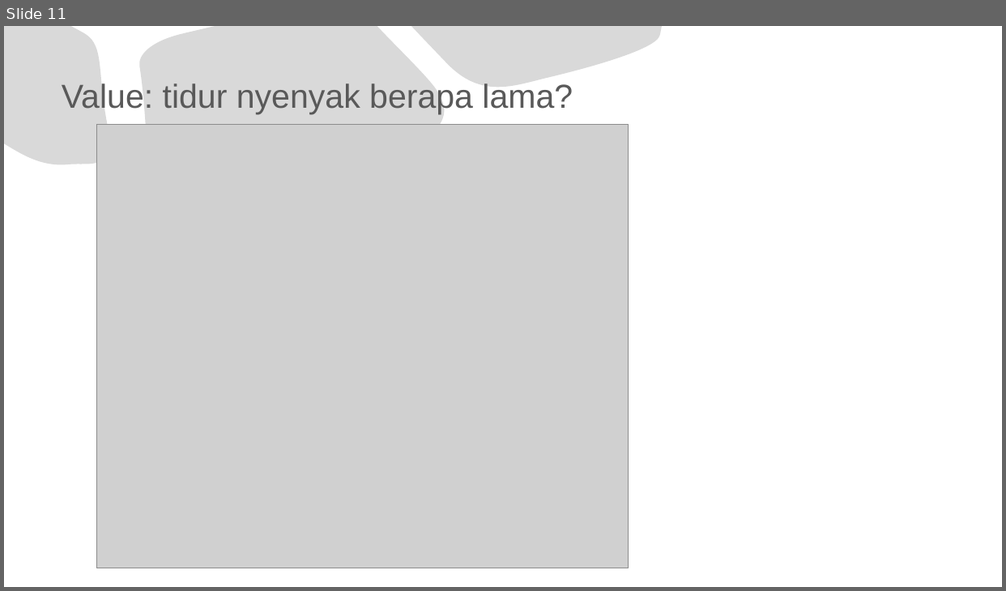
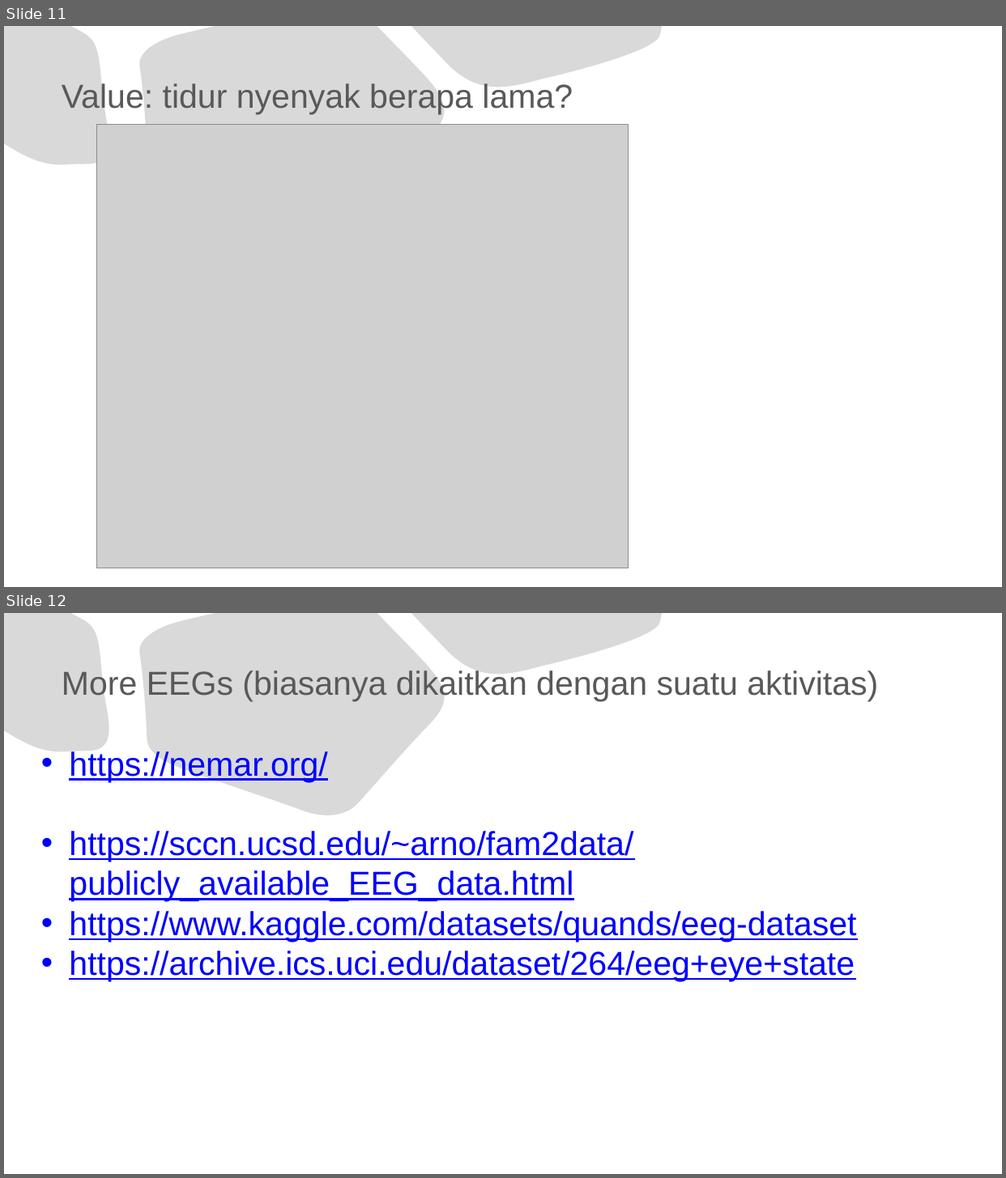
Before and after one commit to jendralhxr/bigdata, a slide deck: case_tidur.pptx. Shown one above the other, each under a label of ours: slide 11 before the commit, slides 11 and 12 after it. The pictures are 1006x591 and 1006x1178 pixels, drawn with LibreOffice and Linux fonts; fonts in the diff are those of the drawing; grey boxes stand for pictures. Boxes give left, top, right and bottom in pixels: in the first picture for what was removed or moved away, otherwise in the second. Text is boxed around its words. In the diff, an @@ line names an element or a change of style, - is before the commit and + after.

Commit message:
nambah EEG

```diff
--- a/case_tidur.pptx
+++ b/case_tidur.pptx
@@ slide 12 added at [4,613,1002,1174], background #FFFFFF; not listed: 3 template elements that a slide beside it also shows @@
@@ title added at [62,671,878,702], 32 pt, text #595959 @@
+More EEGs (biasanya dikaitkan dengan suatu aktivitas)
@@ text added at [69,752,856,982], 32 pt, text #0000FF, underline @@
+• https://nemar.org/
+• https://sccn.ucsd.edu/~arno/fam2data/publicly_available_EEG_data.html
+• https://www.kaggle.com/datasets/quands/eeg-dataset
+• https://archive.ics.uci.edu/dataset/264/eeg+eye+state
```
